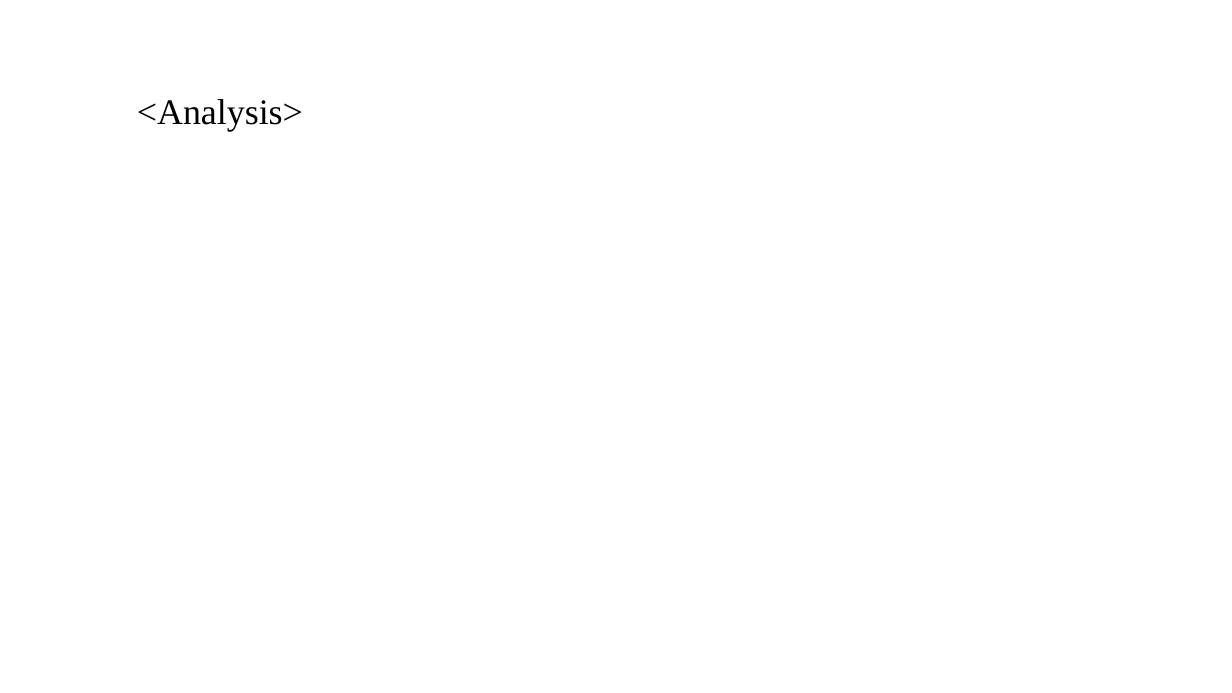
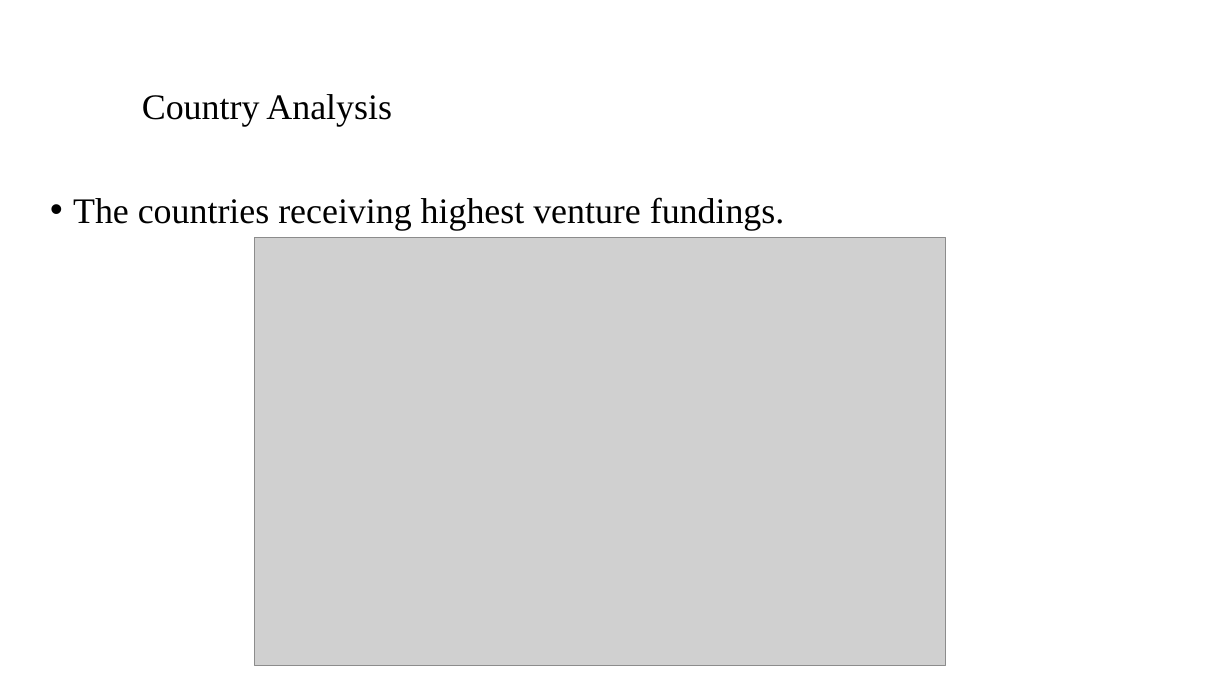
Before and after one commit to vivekav-96/UpGrad-PGDML, a slide deck: slide 5 of InvestmentAssignment/INVEST.pptx. Drawn at 1232x693 pixels with LibreOffice and Linux fonts; fonts in the diff are those of the drawing; grey boxes stand for pictures; background and template pictures are left out. Boxes give left, top, right and bottom in pixels: in the first picture for what was removed or moved away, otherwise in the second. Text is boxed around its words. In the diff, an @@ line names an element or a change of style, - is before the commit and + after.

```diff
--- a/InvestmentAssignment/INVEST.pptx
+++ b/InvestmentAssignment/INVEST.pptx
@@ text at [142, 94, 392, 127]: text changed @@
-<Analysis>
+Country Analysis
@@ text added at [73, 197, 785, 230], 28 pt, text #000000 @@
+• The countries receiving highest venture fundings.
@@ picture added at [255, 238, 946, 666] @@
```
Also in this commit, not shown: 2 other slides changed, 7 slides added, 7 slides removed, 2 other files.
